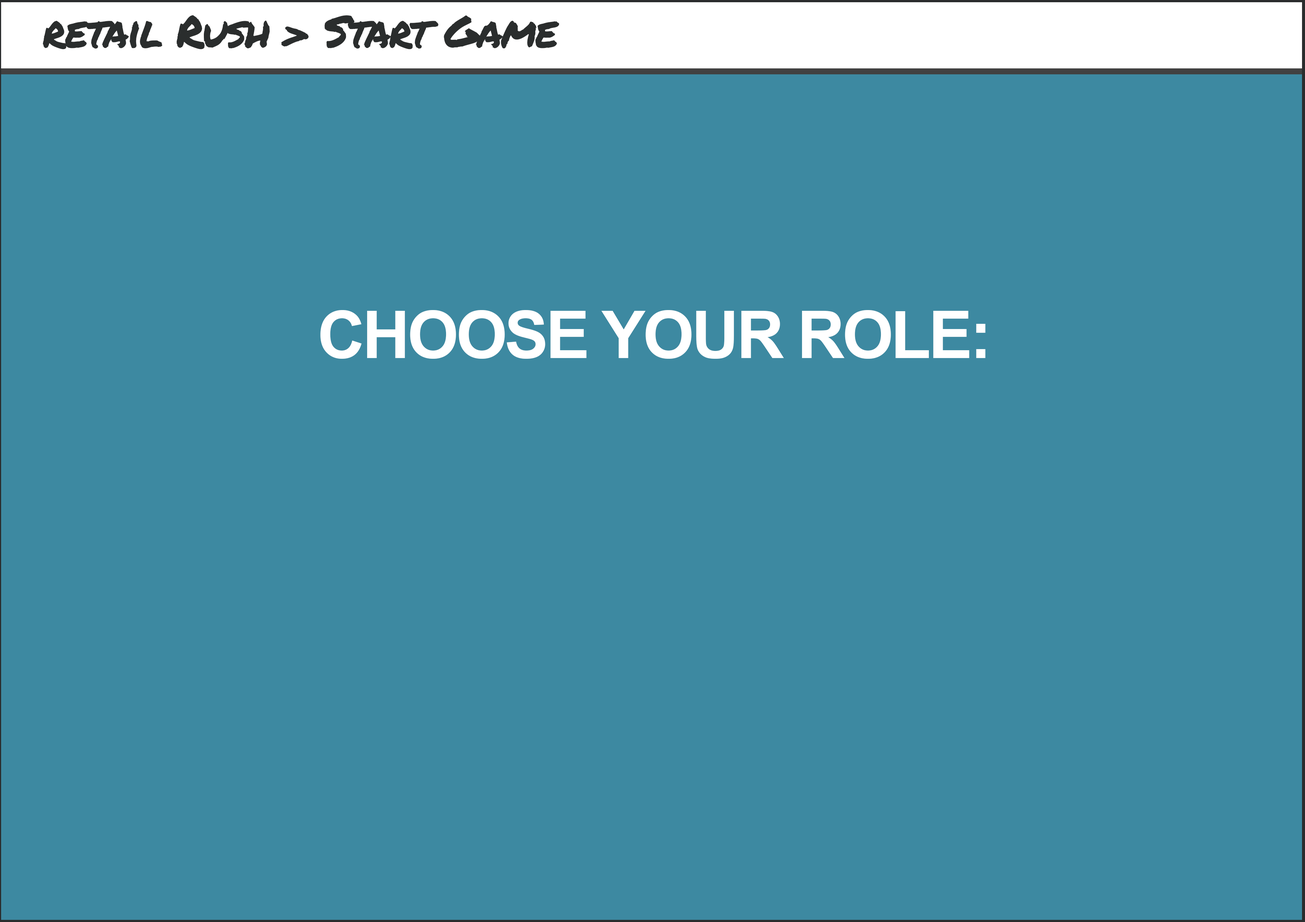
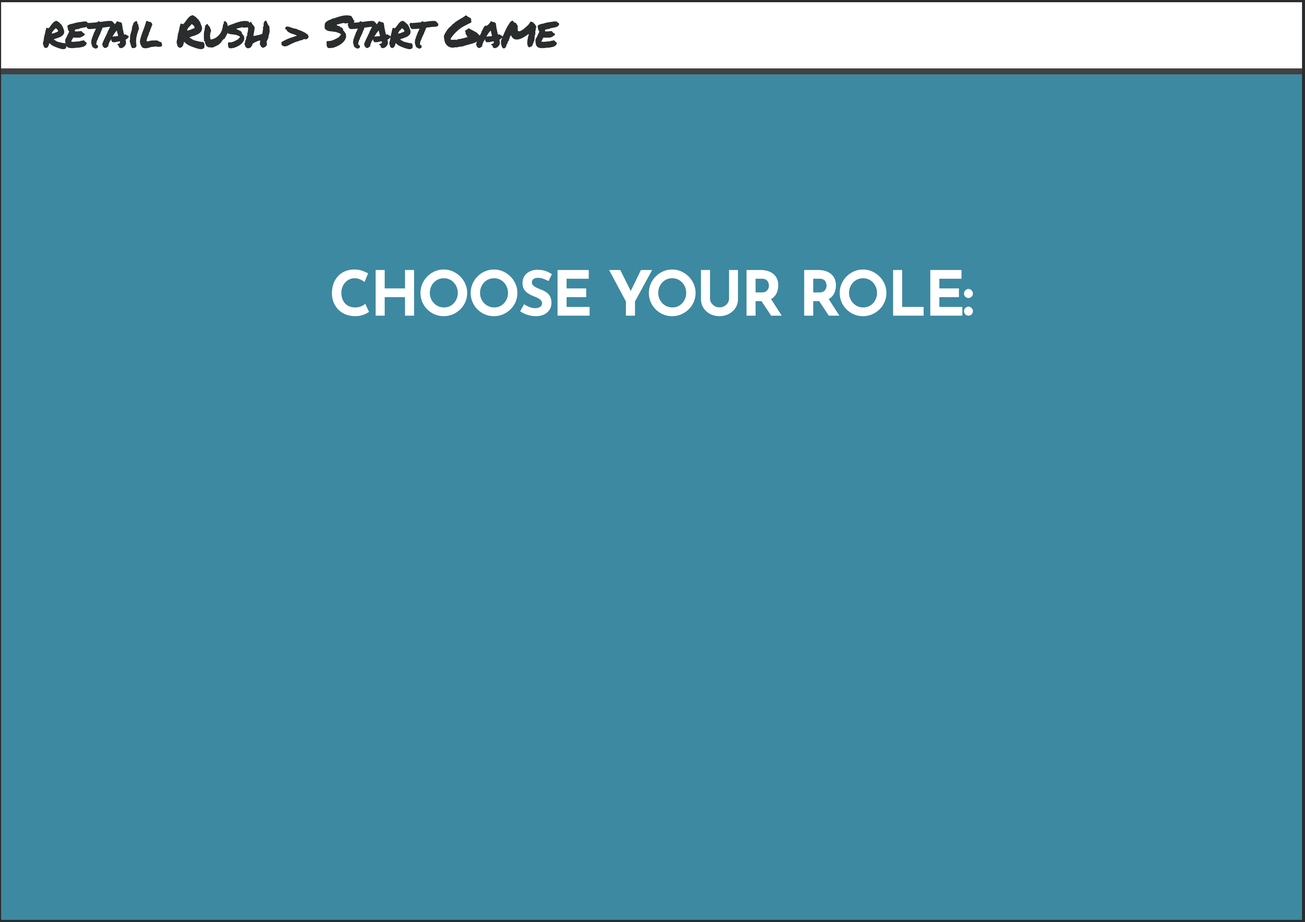
Layered file, before and after one edit (1305 × 922). Changes by layer:
painted on "CHOOSE YOUR ROLE:" over [320, 269, 986, 359]
